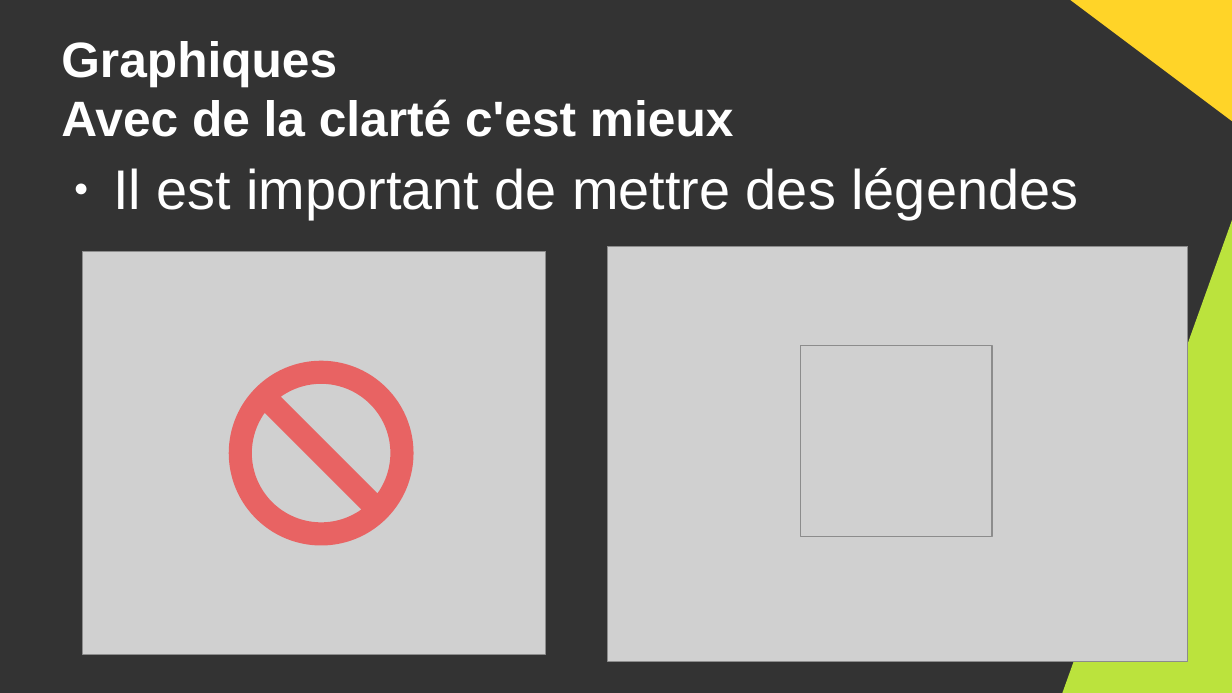
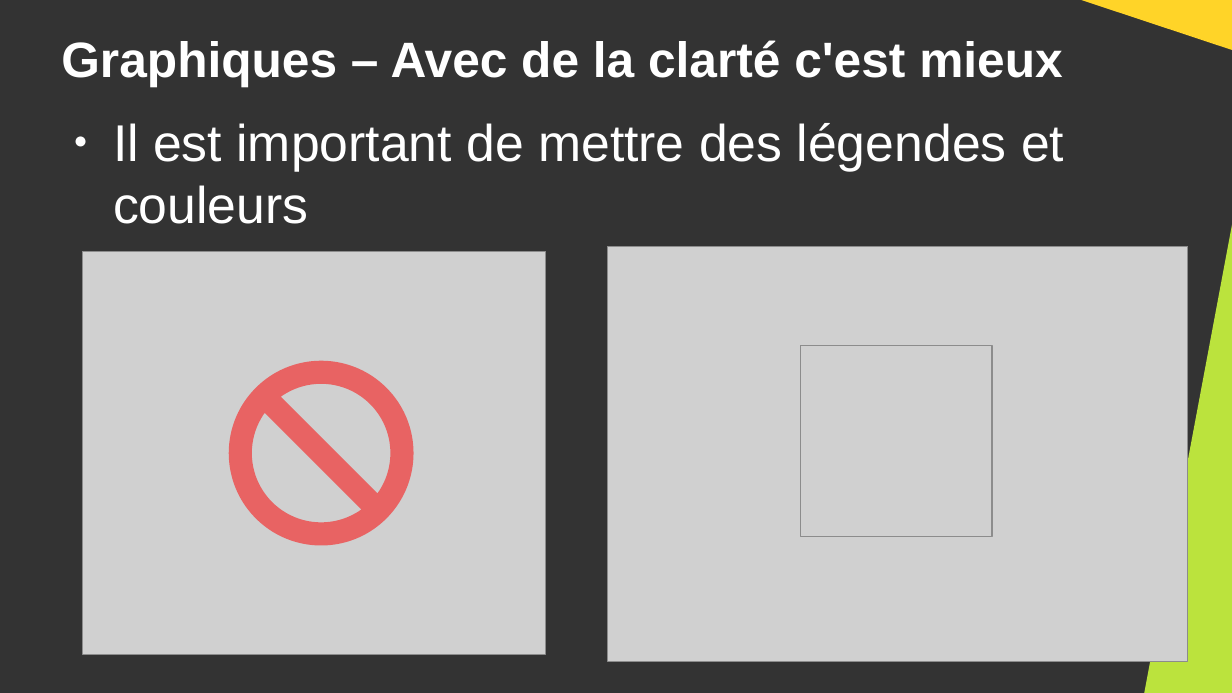
Before and after one commit to DanYellow/cours, a slide deck: slide 27 of big-data-s4/travaux-pratiques/numero-7/presentation.odp (slide 26 before the commit). Drawn at 1232x693 pixels with LibreOffice and Linux fonts; fonts in the diff are those of the drawing; grey boxes stand for pictures. Boxes give left, top, right and bottom in pixels: in the first picture for what was removed or moved away, otherwise in the second. Text is boxed around its words. In the diff, an @@ line names an element or a change of style, - is before the commit and + after.

```diff
--- a/big-data-s4/travaux-pratiques/numero-7/presentation.odp
+++ b/big-data-s4/travaux-pratiques/numero-7/presentation.odp
@@ right triangle: place and size @@
-right triangle at bbox=[1062, 0, 1232, 127]
+right triangle at bbox=[1063, 0, 1232, 53]
@@ title at bbox=[61, 40, 1062, 86]: text changed @@
-Graphiques
-Avec de la clarté c'est mieux
+Graphiques – Avec de la clarté c'est mieux
@@ text at bbox=[113, 123, 1064, 224]: text changed; size 36 to 33.3 pt @@
-● Il est important de mettre des légendes
+● Il est important de mettre des légendes et couleurs
@@ right triangle: place and size @@
-right triangle at bbox=[1062, 215, 1232, 693]
+right triangle at bbox=[1145, 215, 1232, 693]
```
Also in this commit, not shown: 25 other slides changed, 2 slides added, 1 slide removed, 4 other files.
